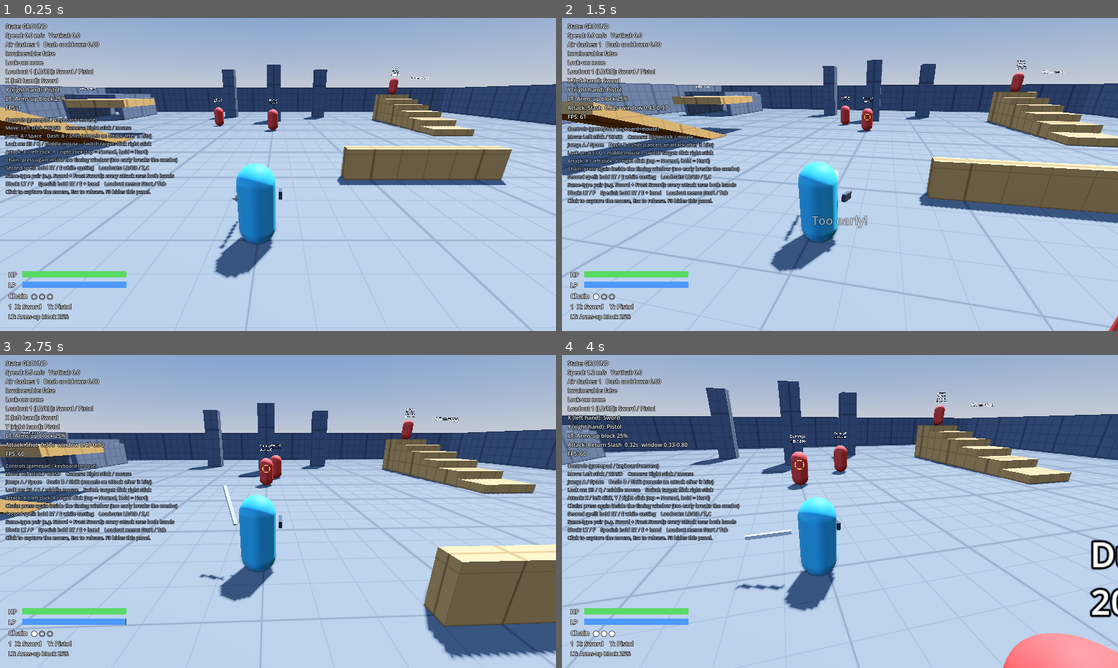
Above: before the commit, frames 1-4 (two rows, left to right).
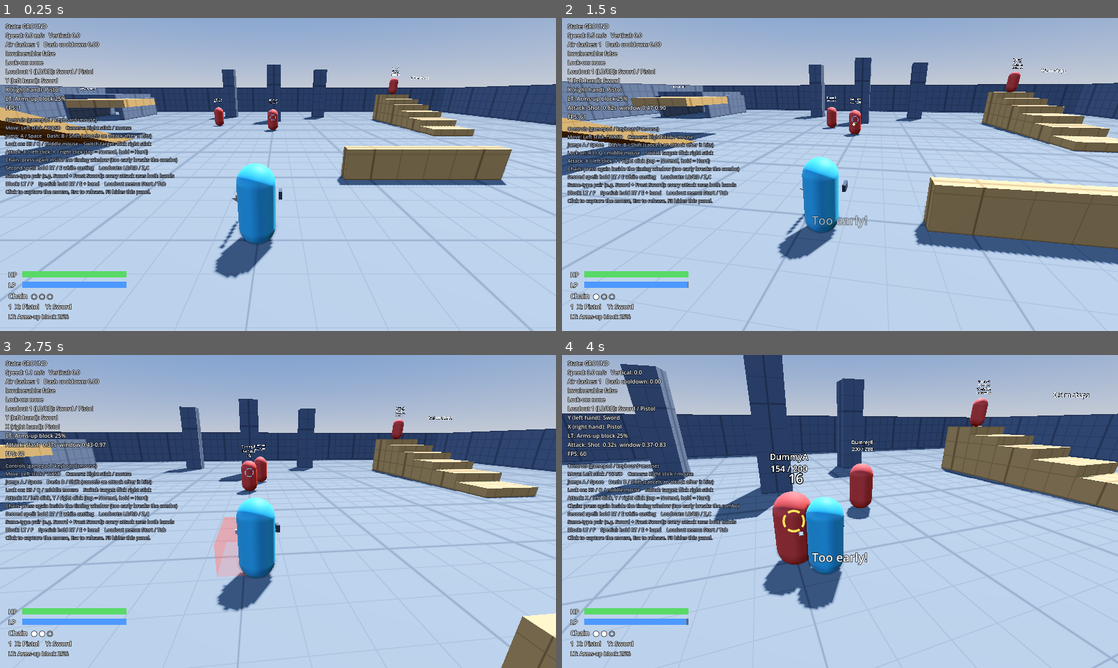
Above: after the commit, the same moments.

Repository: GLorenz90/Nomad-Seekers
Game: Godot game, scene res://scenes/main.tscn
Same seed, same stepped clock (60 frames per second), same inputs: the game is played once before the commit and once after it.
Inputs (mouse positions are in pixels of both pictures, inside the frame that each line leads up to):
- Up to frame 1 (0.25 s): no input
- Up to frame 2 (1.5 s): move the mouse to (867, 174) at 0.52 s; hold W (move_forward) from 0.53 s (still down); click (867, 174) at 0.6 s; tap Space (jump) at 0.77 s; right-click (867, 174) at 0.8 s; move the mouse to (812, 174) at 1.27 s; right-click (812, 174) at 1.35 s
- Up to frame 3 (2.75 s): keep holding W (move_forward); tap Space (jump) at 1.52 s; click (250, 511) at 1.55 s; move the mouse to (289, 505) at 2.02 s; hold F (block) from 2.03 s (still down); right-click (289, 505) at 2.3 s
- Up to frame 4 (4 s): keep holding W (move_forward); move the mouse to (834, 517) at 2.77 s; release F (block) at 2.78 s; tap Shift (dash) at 2.85 s; tap Space (jump) at 3.02, 3.77 s; click (834, 517) at 3.05 s; move the mouse to (878, 514) at 3.52 s; click (878, 514) at 3.6 s; right-click (878, 514) at 3.8 s

The runs differ from the first frame. In frame 1, 0.3% of the frame differs, in the area x 0-50%, y 19-94%; in frame 2, 21%; in frame 3, 20%; in frame 4, 23%, in the area x 0-100%, y 0-100%.

Commit message:
Markers for both hands at once; X is the right hand
Grayson's feedback:
- The marker only previewed the last hand used, so using the Sword hid
  the Wand's marker. predict_targets(hand) now takes a hand and
  TargetMarkers draws both every frame: blue for the right hand, yellow
  for the left, green when both would hit the same enemy. The lock-on
  ring stays large and red, with the hand ring inside it.
- Buttons swapped by default: X = right hand, Y = left hand
  (x_is_left = false).
- targeting_test.gd: 17 checks, including the colors and that using one
  hand keeps the other hand's marker. combat/loadout tests pin
  x_is_left = true since they were written for X = left.

Co-Authored-By: Claude Opus 5.5 <noreply@anthropic.com>
Claude-Session: https://claude.ai/code/session_0158GMUbAThobuu7yWuNoptn

Diff:
--- a/scripts/combat/combat_controller.gd
+++ b/scripts/combat/combat_controller.gd
@@ -3,7 +3,8 @@
 ## The Seeker's hands: input, loadouts, timing combos, blocking, powerstance,
 ## LP and attack execution (North Star §4, §5).
 ##
-## Input: each face button is one hand (x_is_left picks which). Tap = Normal
+## Input: each face button is one hand. By default X is the right hand and Y the
+## left (x_is_left swaps them). Tap = Normal
 ## attack (fires on release), hold past hold_threshold = Hard attack. Holding
 ## Shift (RT) uses that hand's special (WeaponData.special_attack; none exist
 ## until Part 5, so it's a normal attack) or, on a casting item, its second spell.
@@ -40,8 +41,8 @@
 ## Blocks only stop hits from the front (block_arc_deg). With a shield you can
 ## keep blocking while you attack, at shield_attack_damage_scale damage.
 ##
-## Target preview (PSU): predict_targets() returns every enemy the next attack
-## from preview_hand would hit; TargetMarkers draws them.
+## Target preview (PSU): predict_targets(hand) returns every enemy that hand's
+## next attack would hit; TargetMarkers draws both hands at once.
 ##
 ## Powerstance: a matching pair (same weapon_type, e.g. Sword + Frost Sword)
 ## always attacks with both hands, each at TWIN_DAMAGE_SCALE. RT + a hand's
@@ -74,7 +75,8 @@
 
 @export var stats: Stats
 ## North Star: the player chooses which face button is which hand.
-@export var x_is_left := true
+## Default: X = right hand, Y = left hand.
+@export var x_is_left := false
 @export var hold_threshold := 0.22
 @export var soft_aim_angle_deg := 25.0
 @export var soft_aim_range := 25.0
@@ -96,8 +98,6 @@
 ## With a shield you can attack without dropping the block, at this much damage.
 @export_range(0.0, 1.0) var shield_attack_damage_scale := 0.66
 
-## Hand whose next attack the target markers preview (the last hand pressed).
-var preview_hand := 0
 
 var lp := 0.0
 var loadout_set: LoadoutSet
@@ -162,7 +162,6 @@
   _build_hand(Vector3(-0.5, 1.05, -0.1))
   _build_hand(Vector3(0.5, 1.05, -0.1))
   _build_hitbox_debug()
-  preview_hand = Hand.LEFT if x_is_left else Hand.RIGHT
   if use_saved_loadouts:
     apply_loadout_set(LoadoutSet.load_or_default(make_default_loadouts()))
   else:
@@ -407,7 +406,6 @@
   if Input.is_action_just_pressed(action):
     _held[hand] = 0.0
     _hard_fired[hand] = false
-    preview_hand = hand
     _press_chains[hand] = _judge_press()
   elif _held[hand] >= 0.0:
     if Input.is_action_pressed(action):
@@ -668,9 +666,9 @@
 
 # --- Target preview (PSU target cursor) ---------------------------------------
 
-## Every enemy the next attack from preview_hand would hit, as things stand now.
-func predict_targets() -> Array[Node3D]:
-  var weapon := current_weapon(preview_hand)
+## Every enemy the given hand's next attack would hit, as things stand now.
+func predict_targets(hand: int) -> Array[Node3D]:
+  var weapon := current_weapon(hand)
   if weapon == null or weapon.is_shield:
     return []
   var special := Input.is_action_pressed("shift")
@@ -678,7 +676,7 @@
   if _current and _current.sustained:
     attack = _current.attack
   else:
-    attack = weapon.get_attack(_predicted_step(preview_hand), false, 1 if special else 0, special)
+    attack = weapon.get_attack(_predicted_step(hand), false, 1 if special else 0, special)
   if attack == null:
     return []
   var aim := _choose_aim(attack)
--- a/scripts/ui/target_markers.gd
+++ b/scripts/ui/target_markers.gd
@@ -1,16 +1,22 @@
 class_name TargetMarkers
 extends Node3D
-## PSU-style target cursors.
+## PSU-style target cursors, one color per hand.
 ##
-## Small rings sit on every enemy your next attack would hit (from
-## CombatController.predict_targets), so you can see a Great Sword sweep
-## catching two enemies or a piercing spell lining up three. The locked-on
-## enemy gets a larger ring instead.
+## Small rings sit on every enemy each hand's next attack would hit (from
+## CombatController.predict_targets): blue for the right hand, yellow for the
+## left hand, green when both hands would hit the same enemy. So you can see a
+## Great Sword sweep catching two enemies, or a piercing spell lining up three.
+## The locked-on enemy also gets a larger red ring, dimmed when neither hand's
+## next attack would reach it.
+
+enum { RIGHT_BIT = 1, LEFT_BIT = 2 }
 
 const SMALL_SIZE := 0.55
 const LARGE_SIZE := 1.1
-const SMALL_COLOR := Color(1.0, 0.85, 0.3, 0.9)
-const LARGE_COLOR := Color(1.0, 0.4, 0.2, 0.95)
+const RIGHT_COLOR := Color(0.3, 0.6, 1.0, 0.95)
+const LEFT_COLOR := Color(1.0, 0.85, 0.3, 0.95)
+const BOTH_COLOR := Color(0.35, 1.0, 0.45, 0.95)
+const LOCK_COLOR := Color(1.0, 0.35, 0.2, 0.95)
 
 var combat: CombatController
 var camera_rig: CameraRig
@@ -20,6 +26,8 @@
 var _pool: Array[Sprite3D] = []
 var _lock_marker: Sprite3D
 var _time := 0.0
+## target -> RIGHT_BIT | LEFT_BIT, as of the last physics frame.
+var _hands_on: Dictionary = {}
 
 
 func setup(controller: CombatController, rig: CameraRig) -> void:
@@ -28,16 +36,18 @@
 	top_level = true
 	_small_texture = _ring_texture(64, 6.0, true)
 	_large_texture = _ring_texture(128, 7.0, false)
-	_lock_marker = _make_sprite(_large_texture, LARGE_SIZE, LARGE_COLOR)
+	_lock_marker = _make_sprite(_large_texture, LARGE_SIZE, LOCK_COLOR)
 
 
-## Enemies currently showing a small marker (for tests and debugging).
-func get_marked() -> Array[Node3D]:
-	var marked: Array[Node3D] = []
-	for sprite in _pool:
-		if sprite.visible and sprite.has_meta("target"):
-			marked.append(sprite.get_meta("target"))
-	return marked
+## Enemies currently marked, with which hands would hit them (for tests).
+func get_marked() -> Dictionary:
+	return _hands_on.duplicate()
+
+
+static func color_for(bits: int) -> Color:
+	if bits == RIGHT_BIT | LEFT_BIT:
+		return BOTH_COLOR
+	return RIGHT_COLOR if bits == RIGHT_BIT else LEFT_COLOR
 
 
 func is_lock_marker_visible() -> bool:
@@ -48,32 +58,31 @@
 	if combat == null:
 		return
 	_time += delta
-	var lock_target: Node3D = camera_rig.lock_target if is_instance_valid(camera_rig.lock_target) else null
-	var targets := combat.predict_targets()
+	_hands_on.clear()
+	for target in combat.predict_targets(CombatController.Hand.RIGHT):
+		_hands_on[target] = _hands_on.get(target, 0) | RIGHT_BIT
+	for target in combat.predict_targets(CombatController.Hand.LEFT):
+		_hands_on[target] = _hands_on.get(target, 0) | LEFT_BIT
 
 	var used := 0
-	for target in targets:
-		if target == lock_target:
-			continue
+	for target in _hands_on:
 		if used >= _pool.size():
-			_pool.append(_make_sprite(_small_texture, SMALL_SIZE, SMALL_COLOR))
+			_pool.append(_make_sprite(_small_texture, SMALL_SIZE, RIGHT_COLOR))
 		var sprite := _pool[used]
 		sprite.visible = true
-		sprite.set_meta("target", target)
+		sprite.modulate = color_for(_hands_on[target])
 		sprite.global_position = CameraRig.get_lock_point(target)
 		used += 1
 	for i in range(used, _pool.size()):
 		_pool[i].visible = false
-		_pool[i].remove_meta("target")
 
+	var lock_target: Node3D = camera_rig.lock_target if is_instance_valid(camera_rig.lock_target) else null
 	_lock_marker.visible = lock_target != null
 	if lock_target:
 		_lock_marker.global_position = CameraRig.get_lock_point(lock_target)
-		# Brighter pulse when the next attack will actually connect.
-		var hits := lock_target in targets
 		var pulse := 1.0 + 0.08 * sin(_time * 6.0)
 		_lock_marker.scale = Vector3.ONE * pulse
-		_lock_marker.modulate = LARGE_COLOR if hits else Color(LARGE_COLOR, 0.45)
+		_lock_marker.modulate = LOCK_COLOR if _hands_on.has(lock_target) else Color(LOCK_COLOR, 0.45)
 
 
 func _make_sprite(texture: Texture2D, world_size: float, color: Color) -> Sprite3D:
--- a/tests/combat_test.gd
+++ b/tests/combat_test.gd
@@ -29,7 +29,8 @@
 func _run() -> void:
 	_player = _main.get_node("Player")
 	_combat = _player.combat
-	_combat.stats.luck = 0.0  # no random crits in tests
+	_combat.stats.luck = 0.0
+	_combat.x_is_left = true  # these checks were written with X = left hand  # no random crits in tests
 	# Never depend on (or overwrite) the player's saved loadouts.
 	_combat.apply_loadout_set(CombatController.make_default_loadouts())
 	_dummy = _main.get_node("Dummies/DummyA")
--- a/tests/loadout_test.gd
+++ b/tests/loadout_test.gd
@@ -34,6 +34,7 @@
 	_player = _main.get_node("Player")
 	_combat = _player.combat
 	_combat.stats.luck = 0.0
+	_combat.x_is_left = true  # these checks were written with X = left hand
 	_combat.apply_loadout_set(CombatController.make_default_loadouts())
 	_dummy = _main.get_node("Dummies/DummyA")
 	_swinger = _main.get_node("Dummies/Swinger")
--- a/tests/targeting_test.gd
+++ b/tests/targeting_test.gd
@@ -35,58 +35,69 @@
 	_main.get_node("Dummies").add_child(_b)
 	await _frames(30)
 
+	_check("default buttons: X is the right hand, Y the left",
+		_combat.button_for(CombatController.Hand.RIGHT) == "X" and _combat.button_for(CombatController.Hand.LEFT) == "Y")
+	var LEFT := CombatController.Hand.LEFT
+	var RIGHT := CombatController.Hand.RIGHT
+
 	# --- Melee: the Sword (single-target saber) vs the Great Sword sweep ---
 	_place(_b, Vector3(1.6, 0, -8))  # side by side with DummyA
-	await _stand(Vector3(0.8, 0.1, -5.6), SWORD_PISTOL)
-	var sword_targets := _combat.predict_targets()
+	await _stand(Vector3(0.8, 0.1, -5.6), SWORD_PISTOL)  # left Sword, right Pistol
+	var sword_targets := _combat.predict_targets(LEFT)
 	_check("Sword marks one of two side-by-side enemies (%s)" % _names(sword_targets), sword_targets.size() == 1)
-	_check("a small marker sits on it", _markers.get_marked().size() == 1)
-	_check("the real swing hits exactly what was marked (%s)" % _names(await _swing_hits()),
+	_check("the real swing hits exactly what was marked (%s)" % _names(await _swing_hits("hand_y")),
 		_last_hit_targets.size() == 1 and _last_hit_targets[0] == sword_targets[0])
 	await _stand(Vector3(0.8, 0.1, -5.6), GREAT_SWORD)
-	var great := _combat.predict_targets()
+	var great := _combat.predict_targets(RIGHT)
 	_check("Great Sword marks both enemies it would sweep (%s)" % _names(great), great.size() == 2)
-	_check("two small markers show", _markers.get_marked().size() == 2)
+	_check("two markers show, green (both buttons use the Great Sword)", _marked_bits() == [3, 3])
 	await _stand(Vector3(0.8, 0.1, -5.6), GREAT_SWORD)
-	_check("the real Great Sword swing hits both (%s)" % _names(await _swing_hits()), _last_hit_targets.size() == 2)
+	_check("the real Great Sword swing hits both (%s)" % _names(await _swing_hits("hand_x")), _last_hit_targets.size() == 2)
 	await _stand(Vector3(0.8, 0.1, 2.0), GREAT_SWORD)
-	_check("nothing in reach, nothing marked (%s)" % _names(_combat.predict_targets()),
-		_combat.predict_targets().is_empty() and _markers.get_marked().is_empty())
+	_check("nothing in reach, nothing marked", _combat.predict_targets(RIGHT).is_empty() and _markers.get_marked().is_empty())
+
+	# --- Both hands at once: no more "last weapon used" ---
+	_place(_b, Vector3(0, 0, -11))  # directly behind DummyA
+	await _stand(Vector3(0, 0.1, -5.6), SWORD_PISTOL)
+	_check("Sword (left) and Pistol (right) on the same enemy: green", _markers.get_marked().get(_a, 0) == 3)
+	await _stand(Vector3(0, 0.1, -2), SWORD_PISTOL)
+	_check("out of Sword reach, only the Pistol (right) marks it: blue", _markers.get_marked().get(_a, 0) == TargetMarkers.RIGHT_BIT)
+	await _stand(Vector3(0, 0.1, -2), WAND_SWORD)  # left Wand, right Sword
+	_check("only the Wand (left) reaches: yellow", _markers.get_marked().get(_a, 0) == TargetMarkers.LEFT_BIT)
+	var before_swing: int = _markers.get_marked().get(_a, 0)
+	await _swing_hits("hand_x")  # use the Sword; the Wand's marker must stay
+	await _frames(2)
+	_check("using the Sword doesn't hide the Wand's marker (before %d, after %d)" % [before_swing, _markers.get_marked().get(_a, 0)],
+		_markers.get_marked().get(_a, 0) & TargetMarkers.LEFT_BIT != 0)
 
 	# --- Projectiles: first enemy on the line; piercing spells mark the whole line ---
-	_place(_b, Vector3(0, 0, -11))  # directly behind DummyA
 	await _stand(Vector3(0, 0.1, -2), SWORD_PISTOL)
-	_combat.preview_hand = CombatController.Hand.RIGHT  # Pistol
-	await _frames(2)
-	var shot := _combat.predict_targets()
+	var shot := _combat.predict_targets(RIGHT)
 	_check("Pistol marks only the first enemy in line (%s)" % _names(shot), shot.size() == 1 and shot[0] == _a)
 	await _stand(Vector3(0, 0.1, -2), WAND_SWORD)
-	_combat.preview_hand = CombatController.Hand.LEFT  # Wand
-	await _frames(2)
-	var bolt := _combat.predict_targets()
+	var bolt := _combat.predict_targets(LEFT)
 	_check("Fire Bolt (no pierce) marks one (%s)" % _names(bolt), bolt.size() == 1)
 	Input.action_press("shift")
 	await _frames(2)
-	var lance := _combat.predict_targets()
+	var lance := _combat.predict_targets(LEFT)
 	Input.action_release("shift")
 	_check("Frost Lance (pierce) marks both enemies on the line (%s)" % _names(lance), lance.size() == 2)
 
-	# --- Lock-on: a large marker on the locked enemy ---
+	# --- Lock-on: a large ring on the locked enemy, plus its hand colors ---
 	await _stand(Vector3(0, 0.1, -5.5), SWORD_PISTOL)
-	_combat.preview_hand = CombatController.Hand.LEFT
 	Input.action_press("lock_on")
 	await _frames(2)
 	Input.action_release("lock_on")
 	await _frames(3)
 	var rig: CameraRig = _main.get_node("CameraRig")
-	_check("lock-on shows the large marker (locked: %s)" % (rig.lock_target.name if rig.lock_target else "none"),
+	_check("lock-on shows the large ring (locked: %s)" % (rig.lock_target.name if rig.lock_target else "none"),
 		rig.lock_target == _a and _markers.is_lock_marker_visible())
-	_check("the locked enemy doesn't also get a small marker", not _a in _markers.get_marked())
+	_check("the locked enemy still shows which hands would hit it", _markers.get_marked().get(_a, 0) == 3)
 	Input.action_press("lock_on")
 	await _frames(2)
 	Input.action_release("lock_on")
 	await _frames(3)
-	_check("unlocking hides the large marker", not _markers.is_lock_marker_visible())
+	_check("unlocking hides the large ring", not _markers.is_lock_marker_visible())
 
 	print("\n%s: %d failure(s)" % ["PASS" if _failures == 0 else "FAIL", _failures])
 	quit(1 if _failures > 0 else 0)
@@ -95,16 +106,16 @@
 var _last_hit_targets: Array[Node] = []
 
 
-## Taps X and returns the distinct enemies the swing actually hit.
-func _swing_hits() -> Array[Node]:
+## Taps a hand button and returns the distinct enemies the attack actually hit.
+func _swing_hits(action: StringName) -> Array[Node]:
 	_last_hit_targets.clear()
 	var record := func(target, _info, _amount):
 		if not target in _last_hit_targets:
 			_last_hit_targets.append(target)
 	_combat.hit_landed.connect(record)
-	Input.action_press("hand_x")
+	Input.action_press(action)
 	await _frames(2)
-	Input.action_release("hand_x")
+	Input.action_release(action)
 	for i in 120:
 		await physics_frame
 		if not _combat.is_attacking():
@@ -116,6 +127,12 @@
 	_place(_b, _b._start)
 	await _frames(10)
 	return _last_hit_targets
+
+
+func _marked_bits() -> Array:
+	var bits := _markers.get_marked().values()
+	bits.sort()
+	return bits
 
 
 func _place(dummy: TargetDummy, at: Vector3) -> void:
